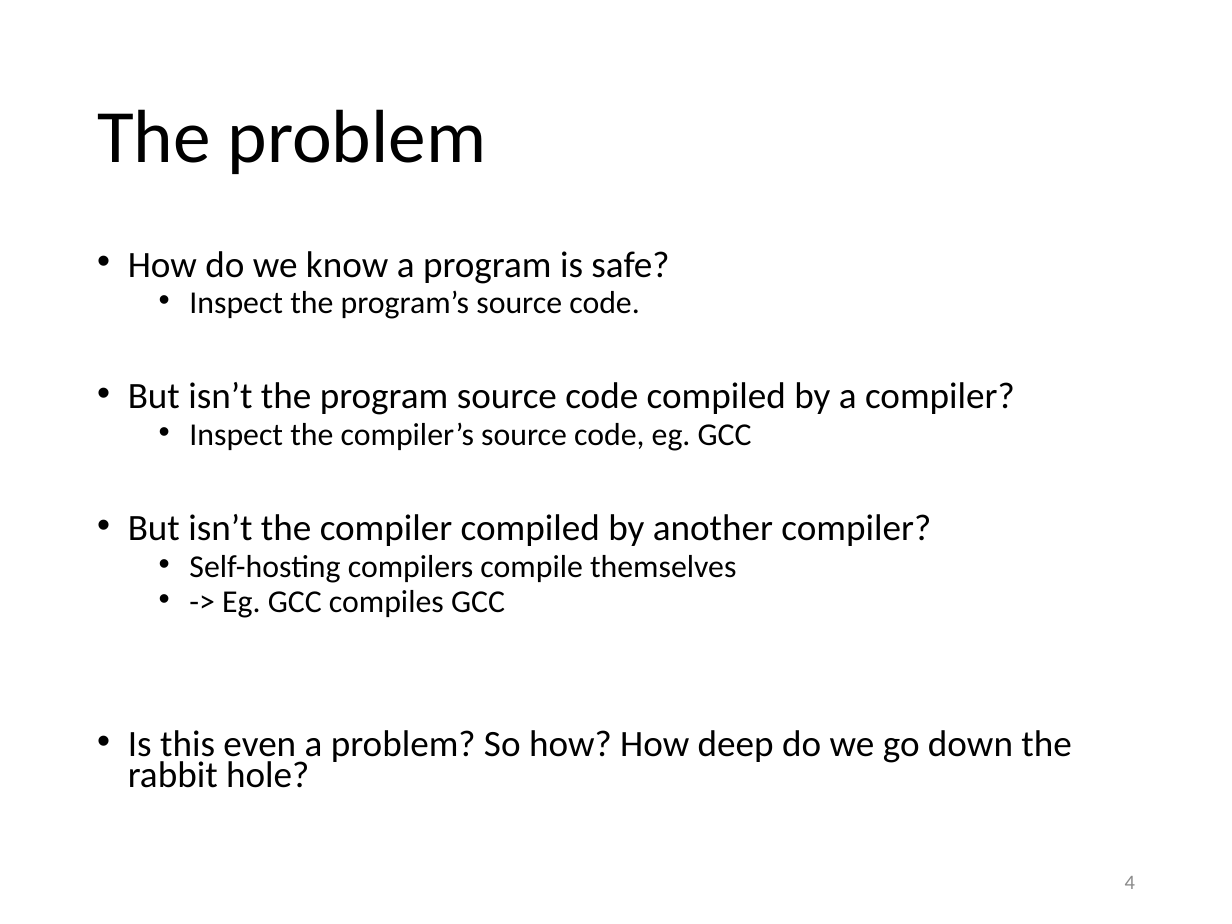
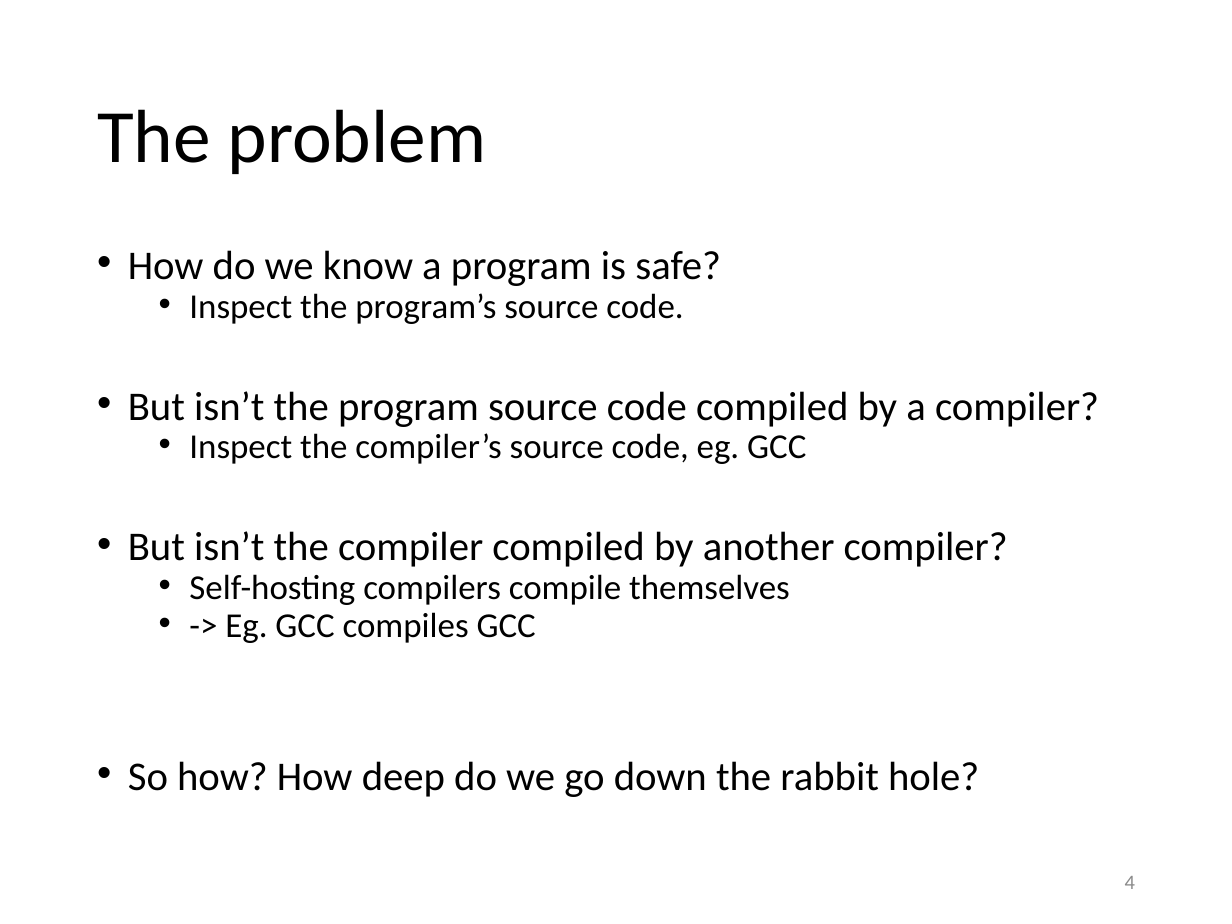
Before and after one commit to yeokm1/reflections-on-trusting-trust, a slide deck: slide 4 of reflections-on-trusting-trust-slides.pptx. Drawn at 1232x924 pixels with LibreOffice and Linux fonts; fonts in the diff are those of the drawing. Boxes give left, top, right and bottom in pixels: in the first picture for what was removed or moved away, otherwise in the second. Text is boxed around its words. In the diff, an @@ line names an element or a change of style, - is before the commit and + after.

```diff
--- a/reflections-on-trusting-trust-slides.pptx
+++ b/reflections-on-trusting-trust-slides.pptx
@@ text at (128, 250, 1099, 643): size 21.7 to 23.8 pt in "How do we know a program is ...", "But isn’t the program source code compiled ...", "But isn’t the compiler compiled by another ..."; size 18.6 to 20.4 pt in "Inspect the program’s source code.", "Inspect the compiler’s source code, eg. GCC", "Self-hosting compilers compile themselves", "-> Eg. GCC compiles GCC" @@
@@ text at (128, 761, 979, 797): text changed; size 21.7 to 23.8 pt @@
-• Is this even a problem? So how? How deep do we go down the rabbit hole?
+• So how? How deep do we go down the rabbit hole?
```
Also in this commit, not shown: 13 other slides changed, 1 other file.
